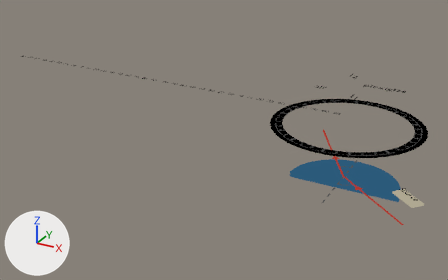
One commit to the Blender file images/lumiere/disque_optique_experience.blend: the scene before it, then after it.
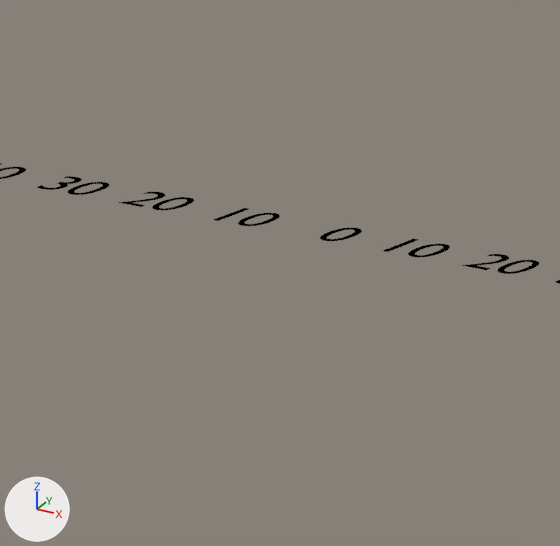
The first picture shows the older version from a 50 mm lens placed at (3.76, -12.52, 7.11), pointed at (-3.28, 0.28, 0.71). The close-ups show both versions on the part from 12% to 23% of the width and 17% to 34% of the height of that picture; other places that the commit changed are outside them. Arrows for +X, +Y and +Z are at lower left; the lights stay in place. Text is drawn in Blender's own font.

Names of what the first close-up shows: 'Text.004', 'Text.006'.
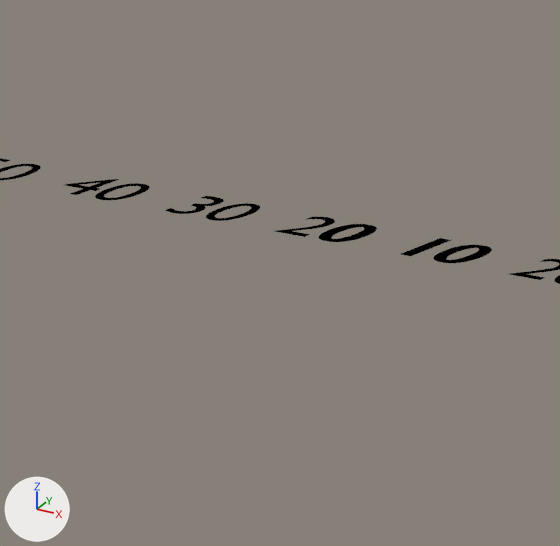
Location of each change, (x1, y1, x2, y2) in pixels of the close-ups (560 x 546 px):
'Text.006', reshaped
    before: (0, 163, 280, 226)
    after: (0, 158, 487, 262)
'Text.004', reshaped
    before: (320, 228, 560, 284)
    after: (323, 225, 560, 284)

Diff of the bpy script that builds the scene:
```diff
--- a/images/lumiere/disque_optique_experience.blend.py
+++ b/images/lumiere/disque_optique_experience.blend.py
@@ txt_text_017 @@
 txt_text_017.materials.append(mat_ligne)
+txt_text_017.size = 1.3
@@ txt_text_019 @@
 txt_text_019.materials.append(mat_ligne)
+txt_text_019.size = 1.3
```
